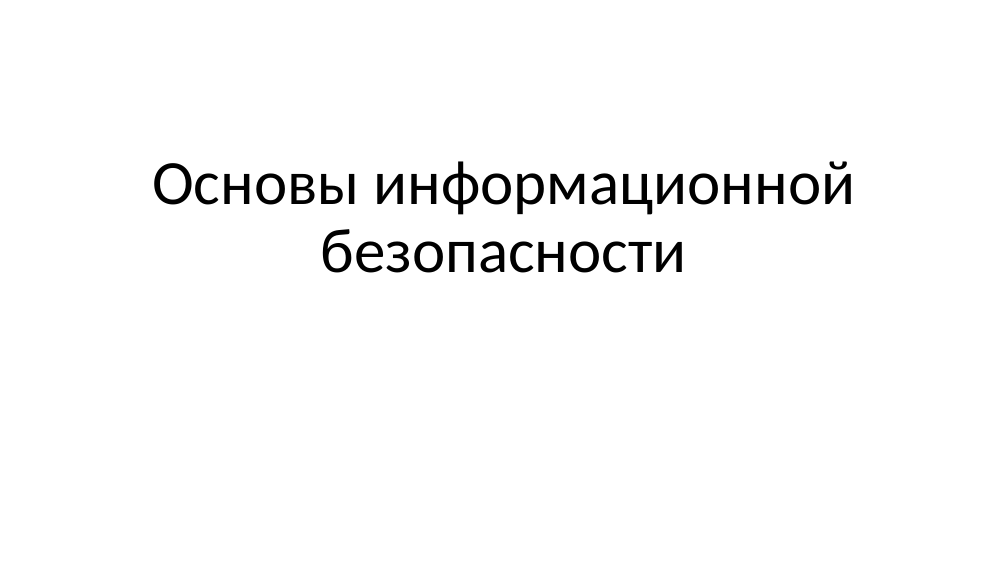
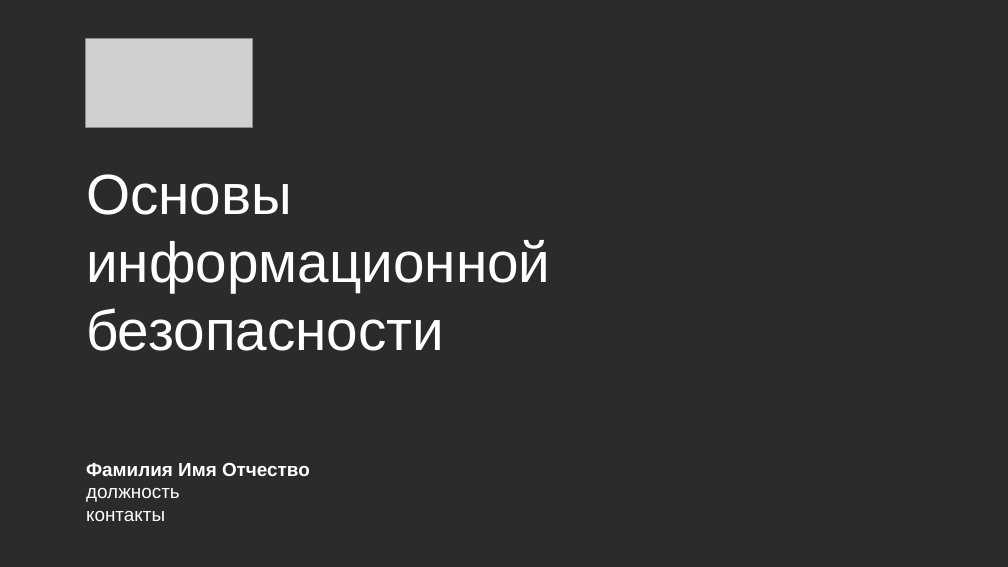
Before and after one commit to CyberLympha/AI-for-IS-Course, a slide deck: slide 1 of Лекции/Введение. Основы ИБ.pptx. Drawn at 1008x567 pixels with LibreOffice and Linux fonts; fonts in the diff are those of the drawing; grey boxes stand for pictures; background and template pictures are left out; a plain dark background stands for a picture behind light text. Boxes give left, top, right and bottom in pixels: in the first picture for what was removed or moved away, otherwise in the second. Text is boxed around its words. In the diff, an @@ line names an element or a change of style, - is before the commit and + after.

Commit message:
Обновлена презентация "Основы ИБ": изменены стили и добавлены слайды про применение ИИ

```diff
--- a/Лекции/Введение. Основы ИБ.pptx
+++ b/Лекции/Введение. Основы ИБ.pptx
@@ background #FFFFFF to picture (left out) @@
@@ picture added at (x1=85, y1=39, x2=253, y2=127) @@
@@ text "Основы информационной" at (x1=86, y1=174, x2=550, y2=351): vertical alignment bottom to top @@
@@ text at (x1=86, y1=174, x2=550, y2=351): text changed; size 60 to 54 pt; font Calibri to Arial; text colour #000000 to #FFFFFF @@
-Основы информационной безопасности
+Основы информационной
+безопасности
@@ text added at (x1=86, y1=463, x2=310, y2=521), 18 pt, text #FFFFFF, bold @@
+Фамилия Имя Отчество
+должность
+контакты
```
Also in this commit, not shown: 43 other slides changed, 8 slides added, 1 slide removed, 1 other file.
